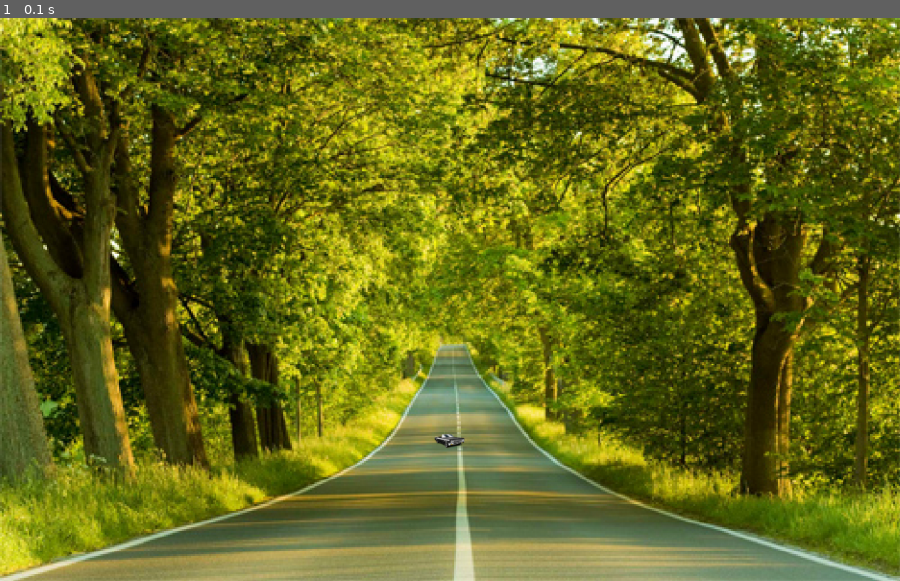
Above: before the commit, frame 1.
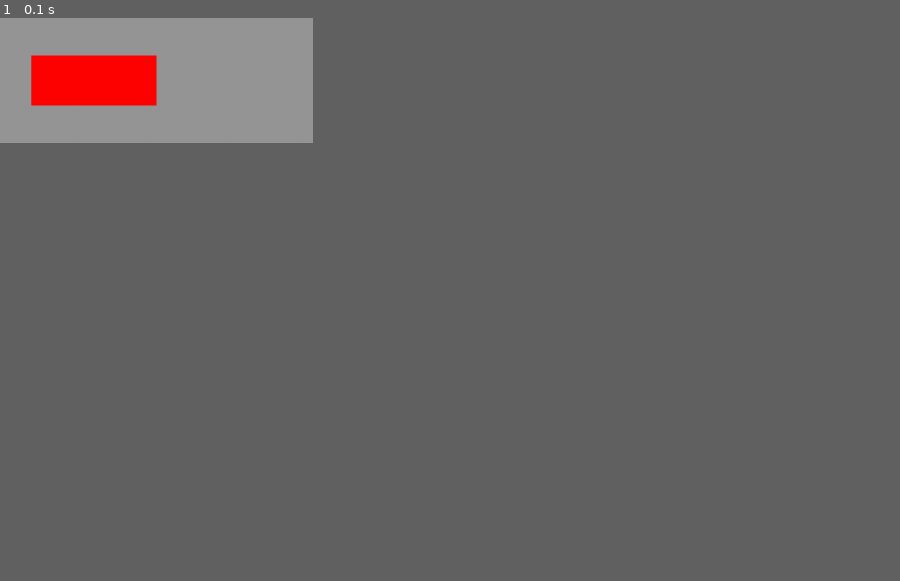
Above: after the commit, the same moment.

Repository: povijarrro/workspacepython
Game: pygame game, started from pygametest/pygametest.py
The game is run twice, just before and just after one commit, with the same random seed, the same clock (stepped at 60 frames per second) and the same inputs.
Inputs:
- Up to frame 1 (0.1 s): no input
In our replay, the window is 900x563 before the commit and 313x125 after it. These sizes can differ from the game's own. Grey fills any space a smaller window leaves; there, only what the larger window draws over its background counts as a difference.

The runs differ from the first frame. In frame 1, 86% of the frame differs, in the area x 0-100%, y 0-100%.

Commit message:
add Nonogram

Diff:
--- /dev/null
+++ b/nonograms/main.py
@@ -0,0 +1,44 @@
+from nonogram import Nonogram
+import pygame as pg
+import sys
+
+pg.init()
+window=pg.display.set_mode((1000,1000))
+
+nono=Nonogram([
+[0,0,0,2],
+[0,1,1,2],
+[1,1,1,1],
+[1,1,1,1],
+[0,1,2,1],
+[0,1,2,1],
+[0,1,2,2],
+[0,1,2,1],
+[0,1,1,1],
+[0,1,1,2],
+[0,0,0,5],
+[0,0,2,2],
+[0,0,0,3],
+[0,0,0,4],
+[0,0,4,2],
+[0,1,1,3],
+[1,1,1,2],
+[1,1,1,1],
+[1,1,1,2],
+[0,0,2,3]],
+[
+[0,0,0,0,0,0,0,3,1,0],
+[0,0,0,0,0,11,4,3,4,0],
+[0,1,1,11,1,2,6,2,2,5],
+[4,1,1,6,5,3,1,1,2,3]])
+print(nono)
+nono.draw(pg.display,pg.font.SysFont("comicsans",20),pg.Color('yellow'))
+
+#blit_text(window,str(nono),(0,0),pg.font.SysFont("comicsans",50))
+#pg.display.update()
+
+while True:
+    for event in pg.event.get():
+            if event.type == pg.QUIT:
+                pg.quit()
+                sys.exit()
--- /dev/null
+++ b/nonograms/nonogram.py
@@ -0,0 +1,56 @@
+import pygame as pg
+
+def draw_grid(window, tile_size, grid_size):
+    for line in range(1, grid_size[0]+1):
+        pg.draw.line(window, (255, 255, 255), (0, line * tile_size), (grid_size[1]*tile_size, line * tile_size))
+
+    for line in range(1, grid_size[1]+1):
+        pg.draw.line(window, (255, 255, 255), (line * tile_size, 0), (line * tile_size, grid_size[0]*tile_size))
+
+class Nonogram:
+
+    def __init__(self,row_legend,col_legend):
+        self.row_legend=row_legend
+        self.col_legend=col_legend
+        self.matrix=[]
+        nrow=len(self.row_legend)
+        ncol=len(self.col_legend)
+
+        maxrowlen=len(self.row_legend[0])
+        maxcollen=len(self.col_legend[0])
+        self.matrix_size=(nrow+ncol,maxrowlen+maxcollen)
+        for i in range(self.matrix_size[0]):
+            matrixrow=[]
+            for j in range(self.matrix_size[1]):
+                if((i<ncol and j<maxrowlen) or (i>=ncol and j>=maxrowlen)):
+                    matrixrow.append("")
+                else:
+                    if(i<ncol):
+                        matrixrow.append(f'{self.col_legend[i][j-maxrowlen]}')
+                    else:
+                        matrixrow.append(f'{self.row_legend[i-ncol][j]}')
+            self.matrix.append(matrixrow)
+
+    def __str__(self):
+        translation = {39: None, 44:None, 91:'[ ', 93:' ]'}
+        return("\n".join(map(str,self.matrix)).translate(translation))
+
+    def draw(self,display,font,color):
+        window=display.get_surface()
+        dim=max(self.matrix_size[0],self.matrix_size[1])
+        tile_size=(20,20)
+        i = 0
+        for row in self.matrix:
+            j = 0
+            for tile in row:
+                tile_text=font.render(tile,True,color)
+                rect = tile_text.get_rect()
+                rect.x=j*tile_size[0]
+                rect.y=i*tile_size[1]
+                j += 1
+                window.blit(tile_text,(rect.x,rect.y))
+                display.update(rect)
+            i += 1
+
+        draw_grid(window, 20, self.matrix_size)
+        display.update()
--- a/pygametest/pygametest.py
+++ b/pygametest/pygametest.py
@@ -1,26 +1,26 @@
-import pygame as pg
-from pygame.constants import K_ESCAPE
+import pygame
+from pygame.locals import *
 
-def init(bg):
-    pg.init()
-    bgrnd=pg.image.load("pygametest/"+bg)
-    bg_size=bgrnd.get_size()
-    bgrnd=pg.transform.scale(bgrnd,(int(900*bg_size[0]/bg_size[1]), 900))
-    bg_size = bgrnd.get_size()
-    window = pg.display.set_mode(bg_size)
-    window.blit(bgrnd,(0,0))
-    pg.display.update()
+SIZE = 500, 200
+RED = (255, 0, 0)
+GRAY = (150, 150, 150)
 
-init("bgrnd.jpg")
-car = pg.image.load("pygametest/car-5.png")
-window = pg.display.get_surface()
-size=window.get_size()
-car_size=car.get_size()
-window.blit(car,(int(size[0]/2-car_size[0]/2),size[1]-250))
-pg.display.update()
+pygame.init()
+screen = pygame.display.set_mode(SIZE)
+
+rect = Rect(50, 60, 200, 80)
+print(f'x={rect.x}, y={rect.y}, w={rect.w}, h={rect.h}')
+print(f'left={rect.left}, top={rect.top}, right={rect.right}, bottom={rect.bottom}')
+print(f'center={rect.center}')
 
 running = True
 while running:
-    for event in pg.event.get():
-        if event.type == pg.QUIT:
+    for event in pygame.event.get():
+        if event.type == QUIT:
             running = False
+
+    screen.fill(GRAY)
+    pygame.draw.rect(screen, RED, rect)
+    pygame.display.flip()
+
+pygame.quit()
--- a/test.py
+++ b/test.py
@@ -22,4 +22,8 @@
 
 with open("testfile.txt","w") as testfile:
     testfile.writelines(draw_stars_pyramid(4,filled=False))
-print(draw_stars_pyramid(10,False),factorial(100000))
+#print(draw_stars_pyramid(10,False),factorial(100000))
+p=[[1,2,3],
+[4,5,6],
+[7,8,9]]
+print(str(p[1][1]))
